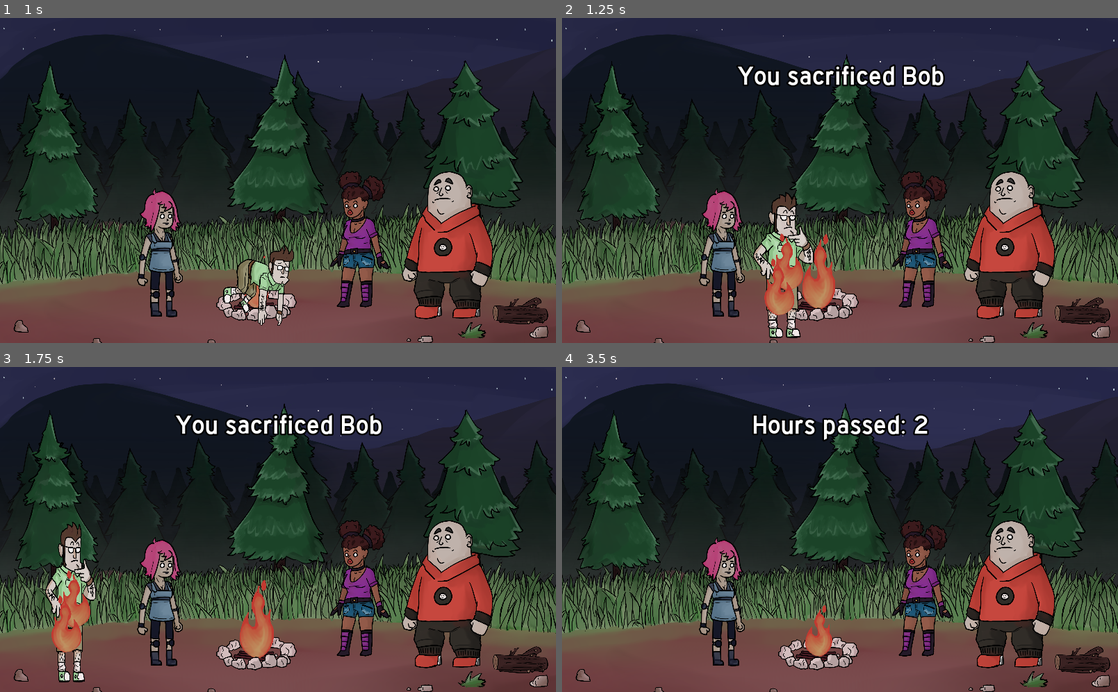
Above: before the commit, frames 1-4 (two rows, left to right).
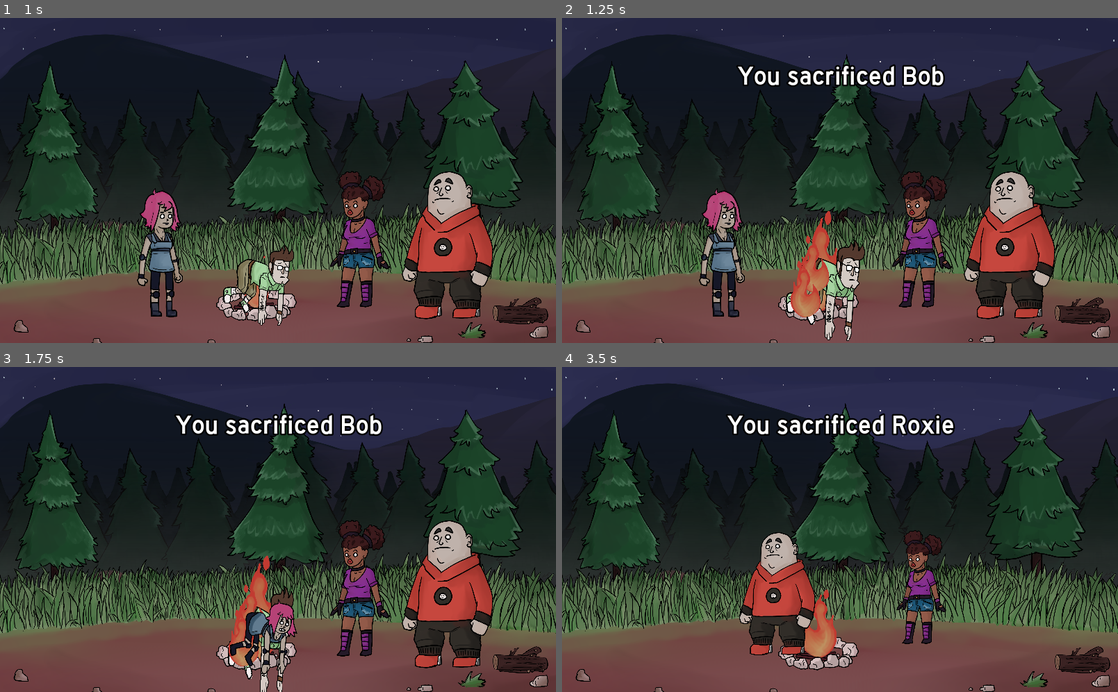
Above: after the commit, the same moments.

Repository: Hairic95/LD-46-project
Game: Godot game, scene res://Src/Scenes/GameScene.tscn
Two runs of this game, one before a commit and one after it. Both use one fixed random seed, a clock stepped at 60 frames per second and the inputs below. This scene is started directly instead of the project's main scene.
Inputs (mouse positions are in pixels of both pictures, inside the frame that each line leads up to):
- Up to frame 1 (1 s): drag from (72, 255) to (255, 268) at 0.52 s
- Up to frame 2 (1.25 s): no input
- Up to frame 3 (1.75 s): drag from (161, 591) to (255, 617) at 1.27 s
- Up to frame 4 (3.5 s): move the mouse to (917, 581) at 2.02 s; click (917, 581) at 2.17 s; drag from (1006, 591) to (723, 591) at 2.77 s

Frame 1 is identical in both runs. In frame 2, 4.6% of the frame differs, in the area x 34-55%, y 53-100%; in frame 3, 6.8%; in frame 4, 14%, in the area x 24-89%, y 14-93%.

Commit message:
Gameover Scene
Made a game over scene for after the ending text.

Diff:
--- /dev/null
+++ b/Src/Entities/End.gd
@@ -0,0 +1,16 @@
+extends Node2D
+
+
+# Declare member variables here. Examples:
+# var a = 2
+# var b = "text"
+
+
+# Called when the node enters the scene tree for the first time.
+func _ready():
+	pass # Replace with function body.
+
+
+# Called every frame. 'delta' is the elapsed time since the previous frame.
+#func _process(delta):
+#	pass
--- /dev/null
+++ b/Src/Entities/End.tscn
@@ -0,0 +1,17 @@
+[gd_scene load_steps=4 format=2]
+
+[ext_resource path="res://Textures/static_bg.png" type="Texture" id=1]
+[ext_resource path="res://Src/Entities/End.gd" type="Script" id=2]
+[ext_resource path="res://SoundEffects/sine_wave_loop.ogg" type="AudioStream" id=3]
+
+[node name="Node2D" type="Node2D"]
+script = ExtResource( 2 )
+
+[node name="static_bg" type="Sprite" parent="."]
+position = Vector2( 515.876, 319.81 )
+scale = Vector2( 0.310834, 0.310834 )
+texture = ExtResource( 1 )
+
+[node name="AudioStreamPlayer" type="AudioStreamPlayer" parent="."]
+stream = ExtResource( 3 )
+autoplay = true
--- a/Src/Scenes/GameScene.gd
+++ b/Src/Scenes/GameScene.gd
@@ -42,7 +42,7 @@
 	$Campfire.update_fire(4)
 	update_character_count(-1)
 	GLOBALS.emit_signal("on_sacrifice", current_drag_character)
-	GLOBALS.emit_signal("on_round_end")
+	#GLOBALS.emit_signal("on_round_end")
 	sacrificed_character_names.push_back(current_drag_character.character_name)
 
 func on_character_on_forest(character):
